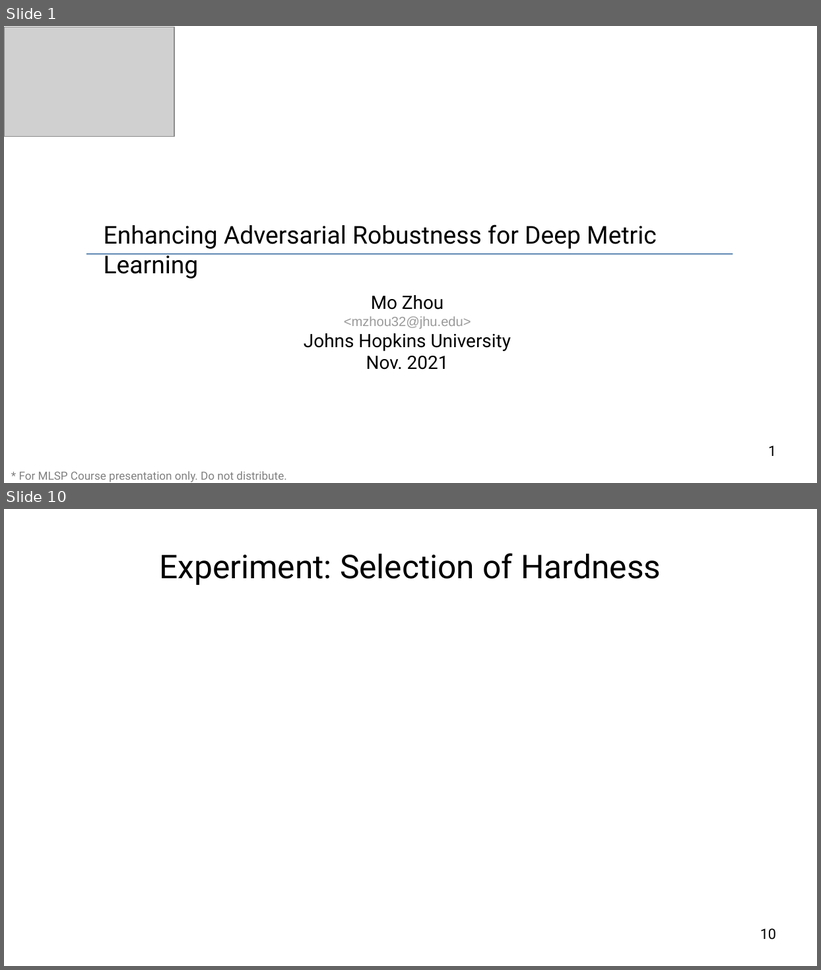
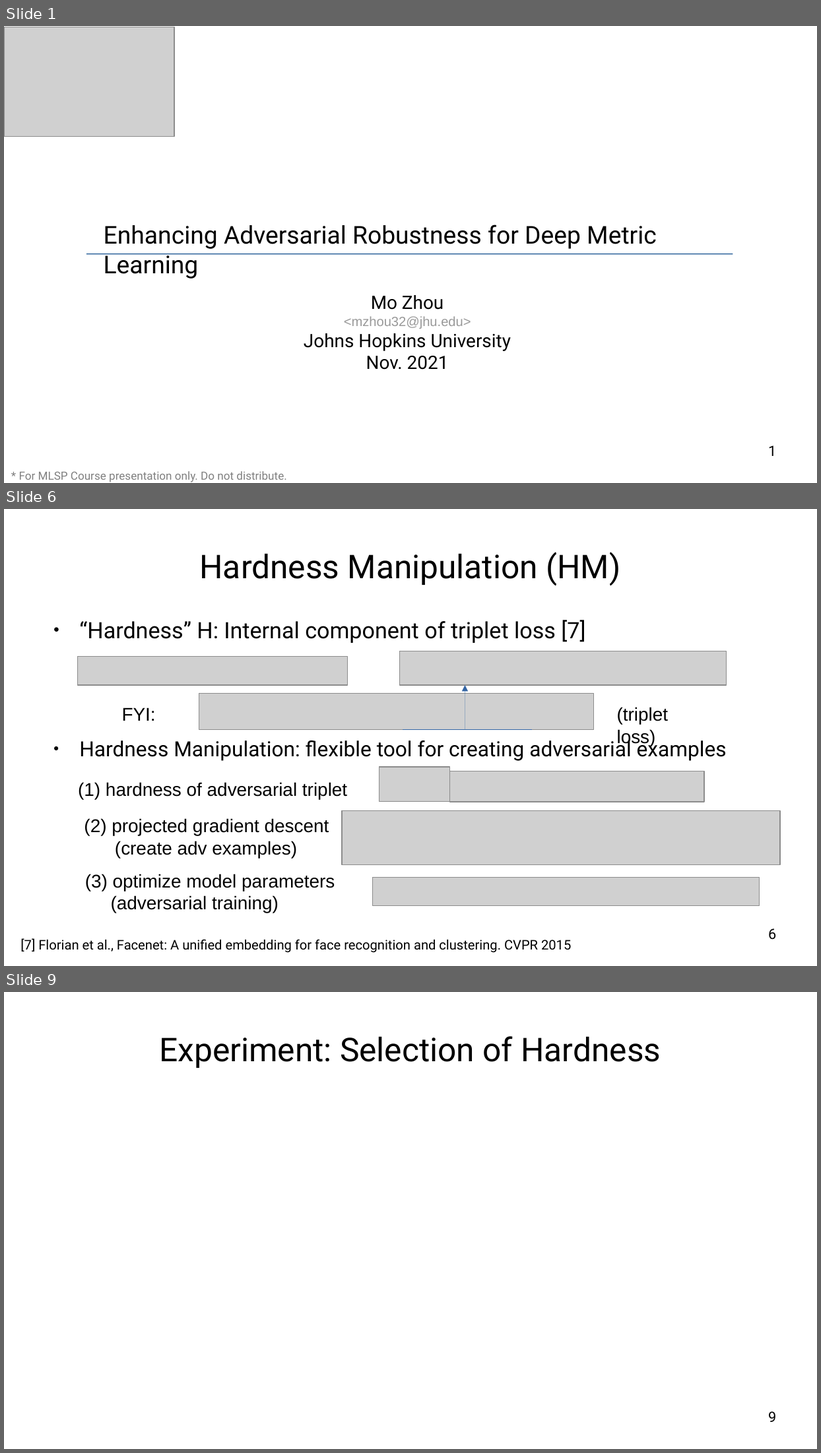
Before and after one commit to cdluminate/robdml, a slide deck: slides/slides.odp. Shown one above the other, each under a label of ours: slides 1 and 10 before the commit, slides 1, 6 and 9 after it; the slides between them are not shown. The pictures are 821x970 and 821x1453 pixels, drawn with LibreOffice and Linux fonts; fonts in the diff are those of the drawing; grey boxes stand for pictures. Boxes give left, top, right and bottom in pixels: in the first picture for what was removed or moved away, otherwise in the second. Text is boxed around its words. In the diff, an @@ line names an element or a change of style, - is before the commit and + after.

```diff
--- a/slides/slides.odp
+++ b/slides/slides.odp
@@ slide 6 added at <box>4,509,817,966</box>, background #FFFFFF @@
@@ title added at <box>200,552,620,586</box>, 32 pt, text #000000 @@
+Hardness Manipulation (HM)
@@ text added at <box>79,620,585,643</box>, 22 pt, text #000000 @@
+● “Hardness” H: Internal component of triplet loss [7]
@@ picture added at <box>78,657,348,685</box> @@
@@ picture added at <box>400,652,727,685</box> @@
@@ arrow added from (465, 729) to (465, 685), #3465A4 0 pt @@
@@ picture added at <box>199,693,594,729</box> @@
@@ text added at <box>122,708,156,721</box>, 18 pt, text #000000 @@
+FYI:
@@ text added at <box>617,707,669,747</box>, 18 pt, text #000000 @@
+(triplet loss)
@@ text added at <box>79,737,727,761</box>, 20.4 pt, text #000000 @@
+● Hardness Manipulation: flexible tool for creating adversarial examples
@@ line added from (403, 729) to (532, 729), #3465A4 0 pt @@
@@ text added at <box>78,782,347,799</box>, 18 pt, text #000000 @@
+(1) hardness of adversarial triplet
@@ picture added at <box>380,767,450,802</box> @@
@@ picture added at <box>450,772,705,803</box> @@
@@ text added at <box>84,819,329,858</box>, 18 pt, text #000000 @@
+(2) projected gradient descent
+(create adv examples)
@@ picture added at <box>342,811,780,865</box> @@
@@ text added at <box>85,874,335,914</box>, 18 pt, text #000000 @@
+(3) optimize model parameters
+(adversarial training)
@@ picture added at <box>373,878,760,906</box> @@
@@ text added at <box>20,939,571,953</box>, 13 pt, text #000000 @@
+[7] Florian et al., Facenet: A unified embedding for face recognition and clustering. CVPR 2015
@@ page number added at <box>768,929,776,940</box>, 14 pt, text #000000 @@
+6
@@ what was slide 10 is now slide 9 @@
@@ page number at <box>768,1412,776,1422</box>: text changed @@
-10
+9
```
Also in this commit, not shown: 6 other slides added, 8 slides removed.
